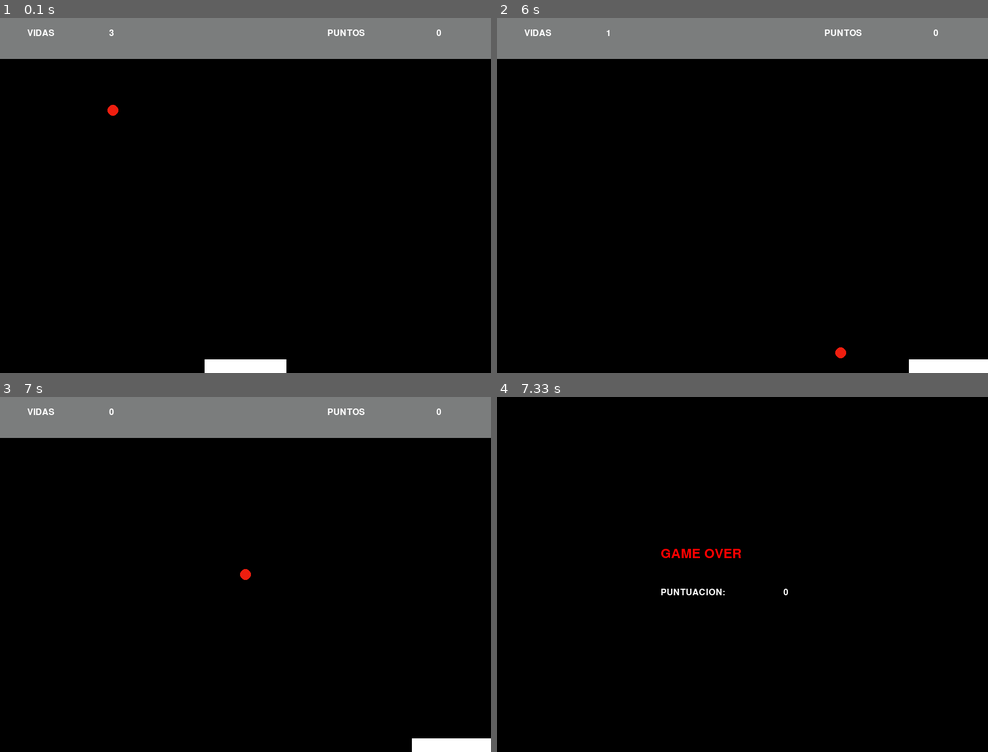
Above: before the commit, frames 1-4 (two rows, left to right).
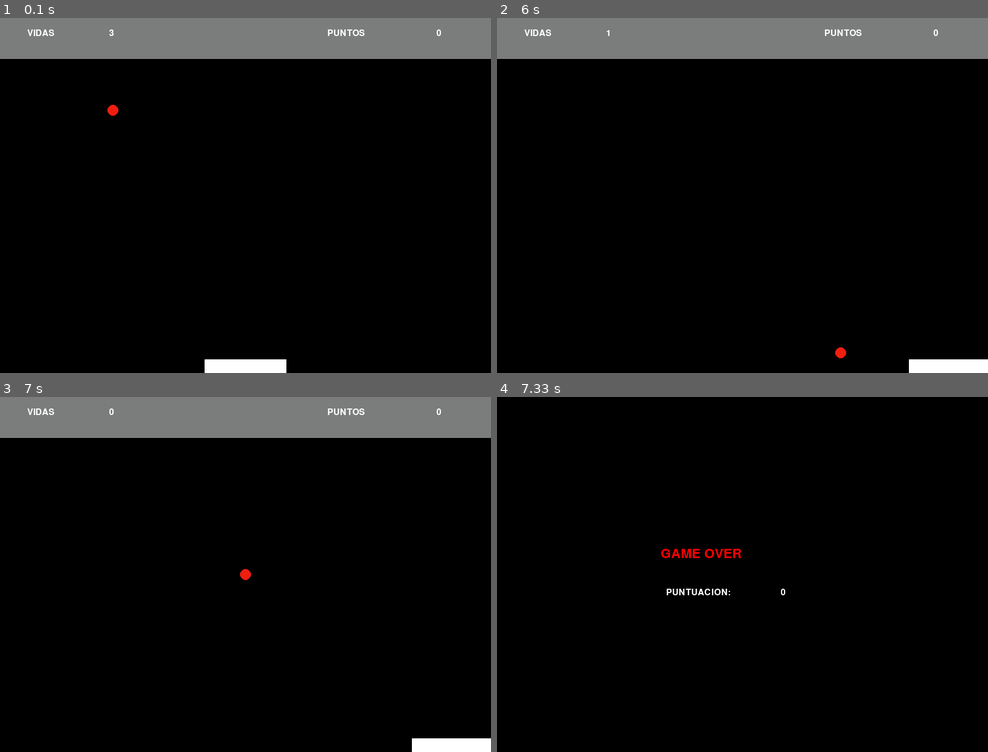
Above: after the commit, the same moments.

Repository: blancamm/k_pygame
Game: pygame game, started from BallAndRaquet.py
Same seed, same stepped clock (60 frames per second), same inputs: the game is played once before the commit and once after it.
Inputs:
- Up to frame 1 (0.1 s): no input
- Up to frame 2 (6 s): hold Right 0.33-0.8 s; hold Right 0.83-1.3 s; hold Left 1.9-2.3 s; hold Right 2.33-2.97 s; hold Left 3-3.47 s; hold Right 3.5-3.97 s; hold Right 4-4.47 s; hold Left 5.07-5.47 s; hold Right from 5.5 s (still down)
- Up to frame 3 (7 s): release Right at 6.13 s
- Up to frame 4 (7.33 s): no input

Frames 1-3 are identical in both runs. In frame 4, 0.2% of the frame differs, in the area x 33-60%, y 54-56%.

Commit message:
ultimo retoque ball and raquet estetico

Diff:
--- a/BallAndRaquet.py
+++ b/BallAndRaquet.py
@@ -184,8 +184,8 @@
 while gameOver:
     final = marcador.fin()
     pantalla.blit(final[0], (300, 275))
-    pantalla.blit(final[1], (300, 350))
-    pantalla.blit(final[2], (525, 350))
+    pantalla.blit(final[1], (310, 350))
+    pantalla.blit(final[2], (520, 350))
     pygame.display.flip()
     pygame.time.delay(3500)
     pygame.quit()
